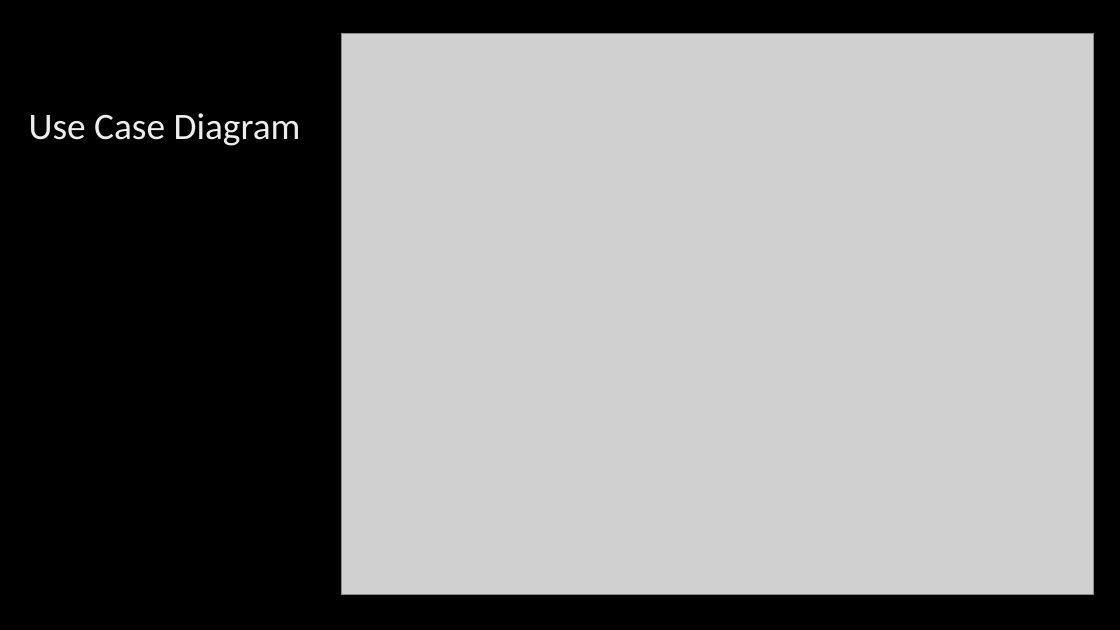
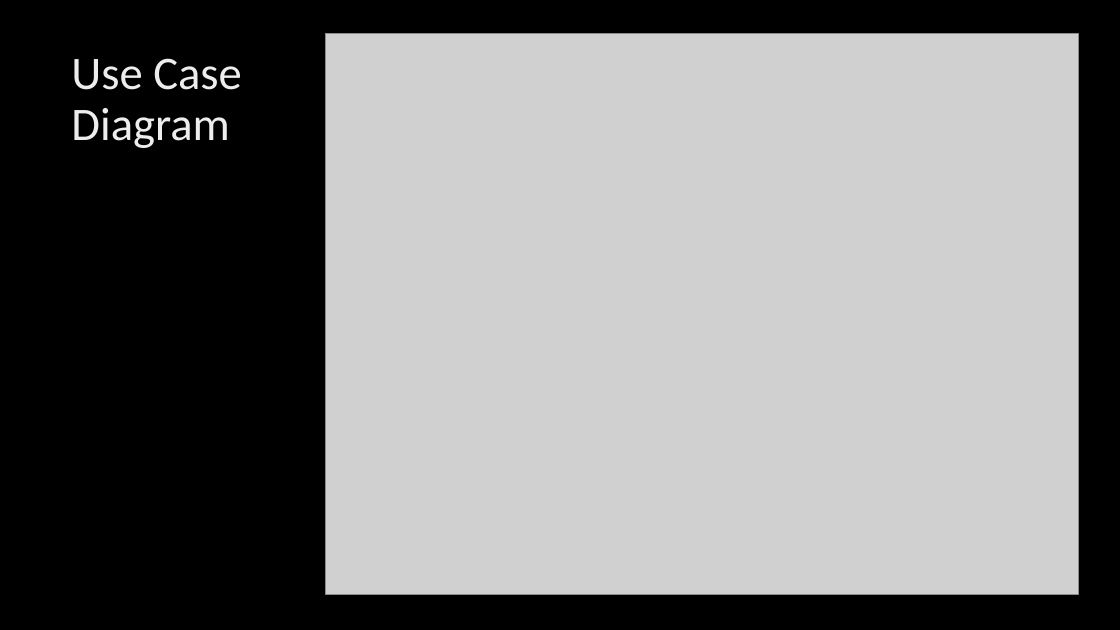
Before and after one commit to ksierrac/Atlas-Prestige, a slide deck: slide 6 of projectpresentation.pptx. Drawn at 1120x630 pixels with LibreOffice and Linux fonts; fonts in the diff are those of the drawing; grey boxes stand for pictures; background and template pictures are left out. Boxes give left, top, right and bottom in pixels: in the first picture for what was removed or moved away, otherwise in the second. Text is boxed around its words. In the diff, an @@ line names an element or a change of style, - is before the commit and + after.

```diff
--- a/projectpresentation.pptx
+++ b/projectpresentation.pptx
@@ title "Use Case Diagram": place and size @@
-title "Use Case Diagram" at [29,113,301,146]
+title "Use Case Diagram" at [71,58,242,148]
@@ title "Use Case Diagram" at [71,58,242,148]: size 32 to 40 pt @@
@@ picture: place and size @@
-picture at [341,34,1094,595]
+picture at [325,34,1078,595]
```
Also in this commit, not shown: 8 other slides changed, 1 slide added, 1 slide removed, 3 other files.
